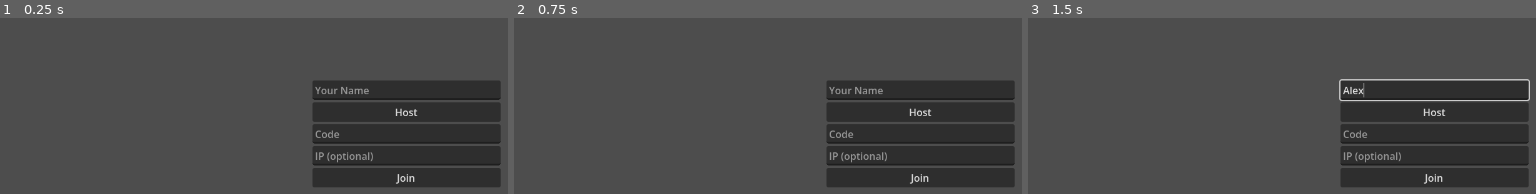
Above: before the commit, frames 1-3 (left to right).
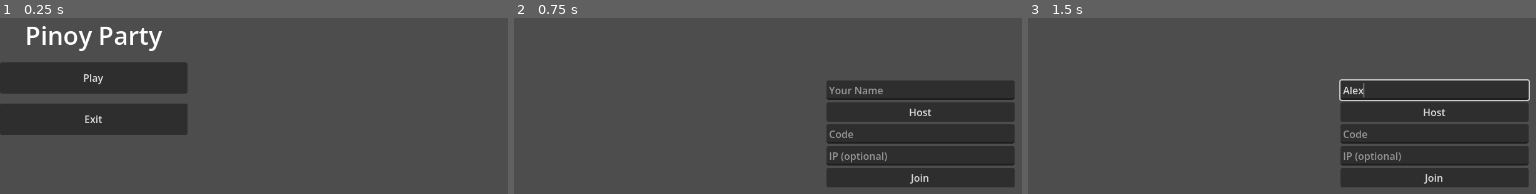
Above: after the commit, the same moments.

Repository: Zephyrdoestech/Pinoy-Party
Game: Godot game, scene res://scenes/ui/MainMenu.tscn
Two runs of this game, one before a commit and one after it. Both use one fixed random seed, a clock stepped at 60 frames per second and the inputs below. Before the commit the project starts from res://scenes/ui/LobbyScreen.tscn.
Inputs (mouse positions are in pixels of both pictures, inside the frame that each line leads up to):
- Up to frame 1 (0.25 s): no input
- Up to frame 2 (0.75 s): click (605, 77) at 0.5 s, where only the run after the commit has a clickable "Play"
- Up to frame 3 (1.5 s): click (1434, 90) at 1.27 s; type "Alex" at 1.35 s

The runs differ from the first frame. In frame 1, 33% of the frame differs, in the area x 0-99%, y 4-97%; in frame 2, nothing differs; in frame 3, nothing differs.

Commit message:
main menu but its not centered

Diff:
--- a/pinoy-party/project.godot
+++ b/pinoy-party/project.godot
@@ -15,7 +15,7 @@
 [application]
 
 config/name="PinoyParty"
-run/main_scene="uid://dbfm3smj58raw"
+run/main_scene="uid://e8f5pc6jmxlh"
 config/features=PackedStringArray("4.6", "Forward Plus")
 config/icon="res://icon.svg"
 
@@ -56,6 +56,41 @@
 "events": [Object(InputEventKey,"resource_local_to_scene":false,"resource_name":"","device":-1,"window_id":0,"alt_press …(191 unchanged characters)…
 ]
 }
+p1_jump={
+"deadzone": 0.2,
+"events": [Object(InputEventKey,"resource_local_to_scene":false,"resource_name":"","device":-1,"window_id":0,"alt_pressed":false,"shift_pressed":false,"ctrl_pressed":false,"meta_pressed":false,"pressed":false,"keycode":0,"physical_keycode":49,"key_label":0,"unicode":49,"location":0,"echo":false,"script":null)
+]
+}
+p2_jump={
+"deadzone": 0.2,
+"events": [Object(InputEventKey,"resource_local_to_scene":false,"resource_name":"","device":-1,"window_id":0,"alt_pressed":false,"shift_pressed":false,"ctrl_pressed":false,"meta_pressed":false,"pressed":false,"keycode":0,"physical_keycode":50,"key_label":0,"unicode":50,"location":0,"echo":false,"script":null)
+]
+}
+p3_jump={
+"deadzone": 0.2,
+"events": [Object(InputEventKey,"resource_local_to_scene":false,"resource_name":"","device":-1,"window_id":0,"alt_pressed":false,"shift_pressed":false,"ctrl_pressed":false,"meta_pressed":false,"pressed":false,"keycode":0,"physical_keycode":51,"key_label":0,"unicode":51,"location":0,"echo":false,"script":null)
+]
+}
+p4_jump={
+"deadzone": 0.2,
+"events": [Object(InputEventKey,"resource_local_to_scene":false,"resource_name":"","device":-1,"window_id":0,"alt_pressed":false,"shift_pressed":false,"ctrl_pressed":false,"meta_pressed":false,"pressed":false,"keycode":0,"physical_keycode":52,"key_label":0,"unicode":52,"location":0,"echo":false,"script":null)
+]
+}
+move_up={
+"deadzone": 0.2,
+"events": [Object(InputEventKey,"resource_local_to_scene":false,"resource_name":"","device":-1,"window_id":0,"alt_pressed":false,"shift_pressed":false,"ctrl_pressed":false,"meta_pressed":false,"pressed":false,"keycode":0,"physical_keycode":87,"key_label":0,"unicode":119,"location":0,"echo":false,"script":null)
+]
+}
+move_down={
+"deadzone": 0.2,
+"events": [Object(InputEventKey,"resource_local_to_scene":false,"resource_name":"","device":-1,"window_id":0,"alt_pressed":false,"shift_pressed":false,"ctrl_pressed":false,"meta_pressed":false,"pressed":false,"keycode":0,"physical_keycode":83,"key_label":0,"unicode":115,"location":0,"echo":false,"script":null)
+]
+}
+dash={
+"deadzone": 0.2,
+"events": [Object(InputEventKey,"resource_local_to_scene":false,"resource_name":"","device":-1,"window_id":0,"alt_pressed":false,"shift_pressed":false,"ctrl_pressed":false,"meta_pressed":false,"pressed":false,"keycode":0,"physical_keycode":32,"key_label":0,"unicode":32,"location":0,"echo":false,"script":null)
+]
+}
 
 [physics]
 
--- /dev/null
+++ b/pinoy-party/scenes/ui/MainMenu.tscn
@@ -0,0 +1,8 @@
+[gd_scene format=3 uid="uid://e8f5pc6jmxlh"]
+
+[ext_resource type="Script" uid="uid://dqunfgewrb0uy" path="res://scenes/ui/main_menu.gd" id="1_vjtqc"]
+
+[node name="MainMenu" type="Control" unique_id=835569058]
+layout_mode = 3
+anchors_preset = 0
+script = ExtResource("1_vjtqc")
--- /dev/null
+++ b/pinoy-party/scenes/ui/main_menu.gd
@@ -0,0 +1,61 @@
+extends Control
+
+## Simple main menu: Play + Exit. Built entirely at runtime, same
+## "no scene edits needed" approach as hud.gd / score_board.gd / game_over_screen.gd.
+## Root node of MainMenu.tscn must be a Control (matches this script's `extends`).
+
+const LOBBY_SCENE_PATH := "res://scenes/ui/LobbyScreen.tscn"
+
+func _ready() -> void:
+	_build_ui()
+
+
+func _build_ui() -> void:
+	set_anchors_preset(Control.PRESET_FULL_RECT)
+	var bg := ColorRect.new()
+	bg.color = Color(0.1, 0.1, 0.12, 1.0)
+	bg.set_anchors_preset(Control.PRESET_FULL_RECT)
+	add_child(bg)
+
+	# Centered container — explicitly sized rather than left to PRESET_CENTER's
+	# default, same gotcha noted in TriviaController: an unconstrained container
+	# centers its own origin, not its content, which can look off-center.
+	var center := CenterContainer.new()
+	center.set_anchors_preset(Control.PRESET_FULL_RECT)
+	add_child(center)
+
+	var panel := VBoxContainer.new()
+	panel.custom_minimum_size = Vector2(300, 0)
+	panel.add_theme_constant_override("separation", 16)
+	center.add_child(panel)
+
+	var title := Label.new()
+	title.text = "Pinoy Party"
+	title.horizontal_alignment = HORIZONTAL_ALIGNMENT_CENTER
+	title.add_theme_font_size_override("font_size", 40)
+	panel.add_child(title)
+
+	var play_button := Button.new()
+	play_button.text = "Play"
+	play_button.custom_minimum_size = Vector2(200, 50)
+	panel.add_child(play_button)
+
+	var exit_button := Button.new()
+	exit_button.text = "Exit"
+	exit_button.custom_minimum_size = Vector2(200, 50)
+	panel.add_child(exit_button)
+
+	# Connect explicitly in code — do NOT rely on editor-side signal wiring.
+	# See lobby_screen.gd's "editor-wired signals silently missing" gotcha in
+	# DEVLOG.md: a disconnected signal produces zero console output and looks
+	# identical to a broken handler.
+	play_button.pressed.connect(_on_play_pressed)
+	exit_button.pressed.connect(_on_exit_pressed)
+
+
+func _on_play_pressed() -> void:
+	get_tree().change_scene_to_file(LOBBY_SCENE_PATH)
+
+
+func _on_exit_pressed() -> void:
+	get_tree().quit()
Not shown, added: pinoy-party/scenes/ui/main_menu.gd.uid
Not shown, changed: PinoyParty.pck
